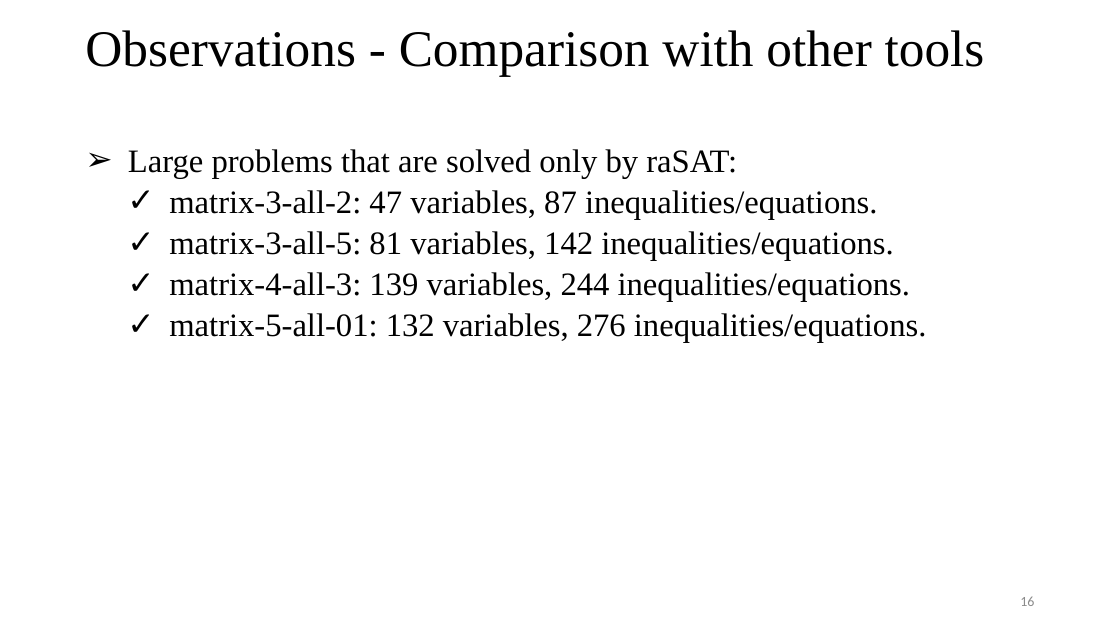
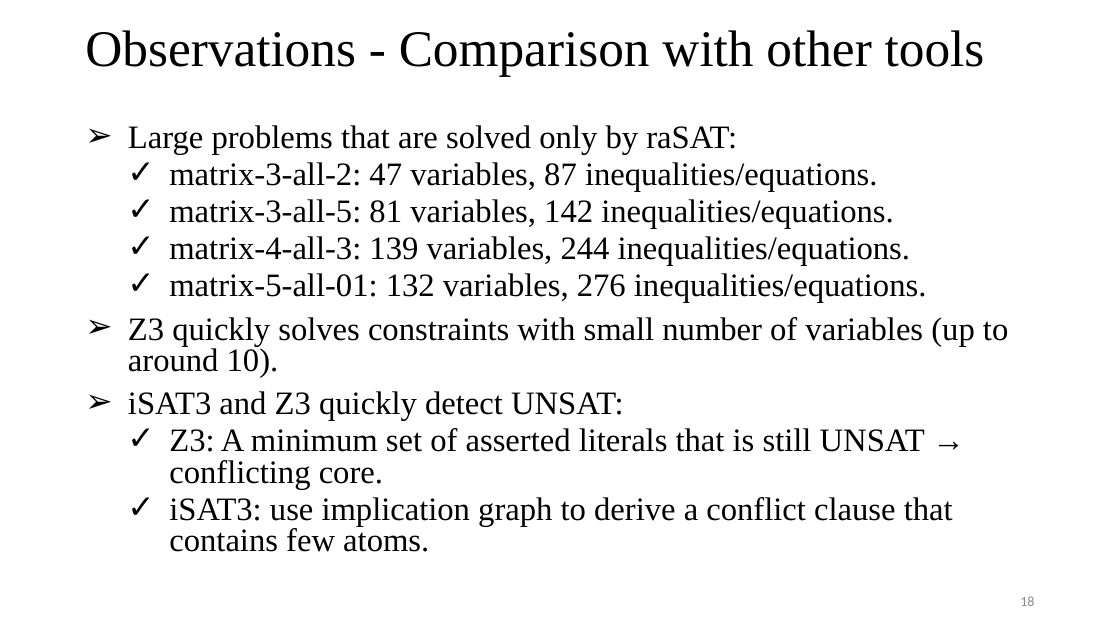
Before and after one commit to tungvx/raSAT, a slide deck: slide 18 of report/thesis/presentation.pptx (slide 16 before the commit). Drawn at 1120x630 pixels with LibreOffice and Linux fonts; fonts in the diff are those of the drawing. Boxes give left, top, right and bottom in pixels: in the first picture for what was removed or moved away, otherwise in the second. Text is boxed around its words. In the diff, an @@ line names an element or a change of style, - is before the commit and + after.

```diff
--- a/report/thesis/presentation.pptx
+++ b/report/thesis/presentation.pptx
@@ text "Large problems that are solved ...": place and size @@
-text "Large problems that are solved ..." at (128,149,927,342)
+text "Large problems that are solved ..." at (128,125,1008,552)
@@ text at (128,125,927,303): line spacing 0.9 to 0.8 @@
@@ text at (128,317,1008,552): paragraphs added @@
+➢ Z3 quickly solves constraints with small number of variables (up to around 10).
+➢ iSAT3 and Z3 quickly detect UNSAT:
+  ✓ Z3: A minimum set of asserted literals that is still UNSAT → conflicting core.
+  ✓ iSAT3: use implication graph to derive a conflict clause that contains few atoms.
```
Also in this commit, not shown: 10 other slides changed, 2 slides added, 1 other file.
